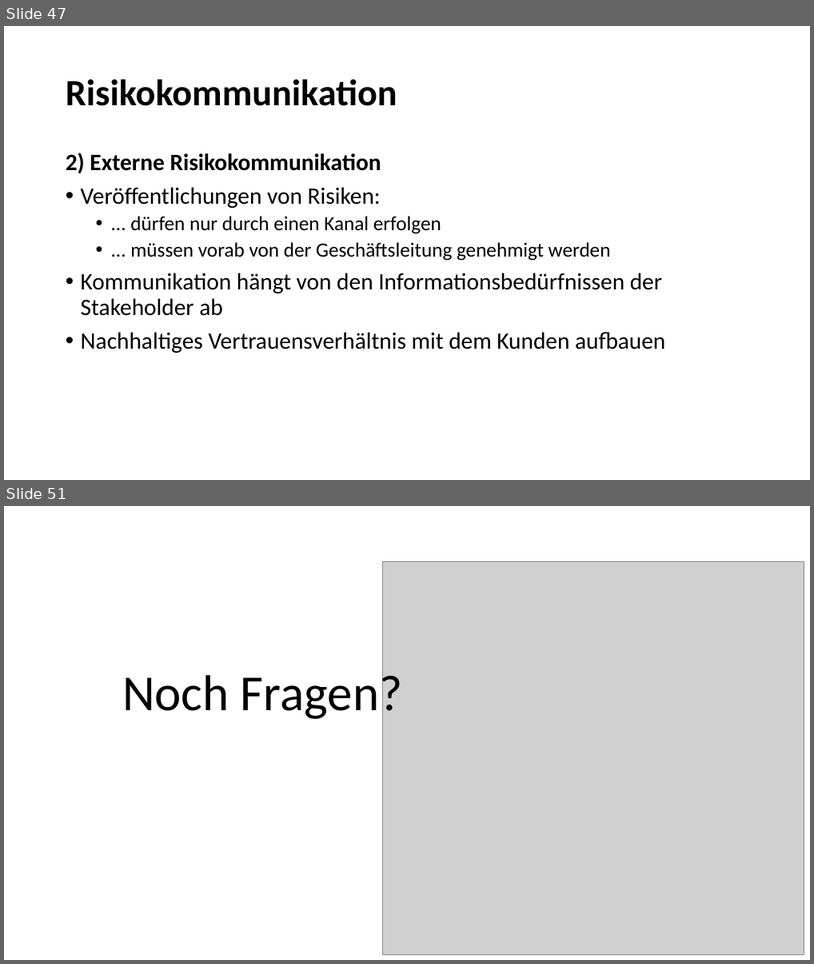
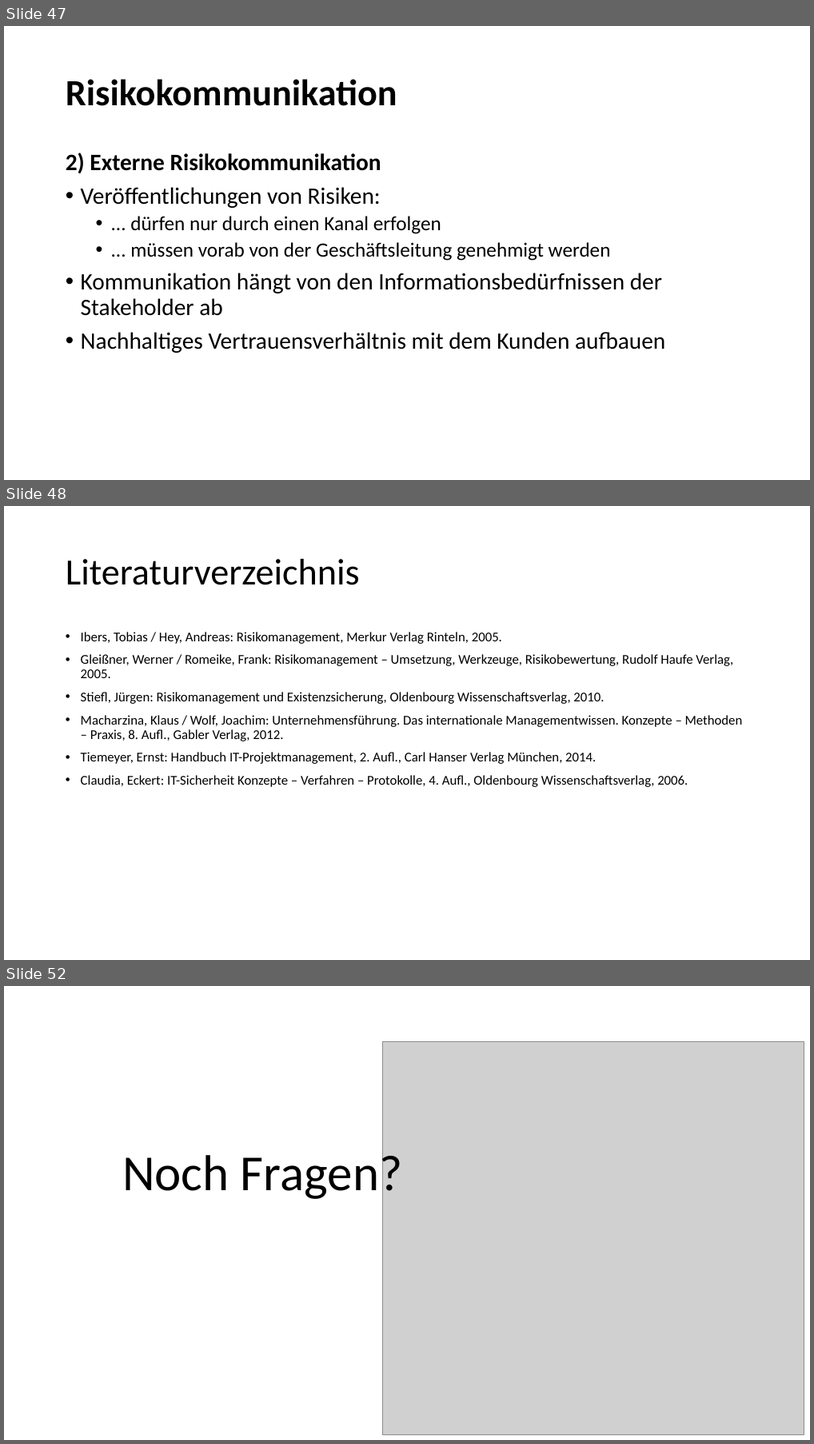
Before and after one commit to LennartDuemke/Sicherheit, a slide deck: Risikomanagement.pptx. Shown one above the other, each under a label of ours: slides 47 and 51 before the commit, slides 47, 48 and 52 after it; the slides between them are not shown. The pictures are 814x964 and 814x1444 pixels, drawn with LibreOffice and Linux fonts; fonts in the diff are those of the drawing; grey boxes stand for pictures. Boxes give left, top, right and bottom in pixels: in the first picture for what was removed or moved away, otherwise in the second. Text is boxed around its words. In the diff, an @@ line names an element or a change of style, - is before the commit and + after.

```diff
--- a/Risikomanagement.pptx
+++ b/Risikomanagement.pptx
@@ slide 48 added at <box>4,506,810,960</box>, background #FFFFFF @@
@@ title added at <box>66,559,360,585</box>, 44 pt, text #000000 @@
+Literaturverzeichnis
@@ text added at <box>81,632,743,787</box>, 16 pt, text #000000 @@
+• Ibers, Tobias / Hey, Andreas: Risikomanagement, Merkur Verlag Rinteln, 2005.
+• Gleißner, Werner / Romeike, Frank: Risikomanagement – Umsetzung, Werkzeuge, Risikobewertung, Rudolf Haufe Verlag, 2005.
+• Stiefl, Jürgen: Risikomanagement und Existenzsicherung, Oldenbourg Wissenschaftsverlag, 2010.
+• Macharzina, Klaus / Wolf, Joachim: Unternehmensführung. Das internationale Managementwissen. Konzepte – Methoden – Praxis, 8. Aufl., Gabler Verlag, 2012.
+• Tiemeyer, Ernst: Handbuch IT-Projektmanagement, 2. Aufl., Carl Hanser Verlag München, 2014.
+• Claudia, Eckert: IT-Sicherheit Konzepte – Verfahren – Protokolle, 4. Aufl., Oldenbourg Wissenschaftsverlag, 2006.
@@ what was slide 51 is now slide 52 @@
```
Also in this commit, not shown: 3 slides changed.
